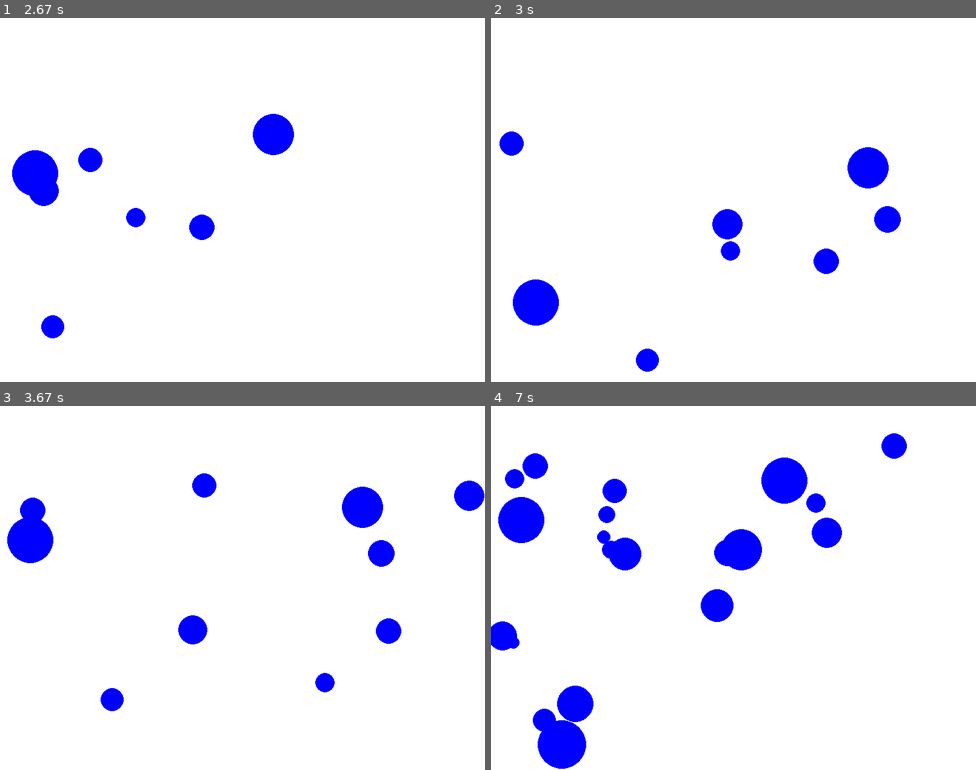
Above: before the commit, frames 1-4 (two rows, left to right).
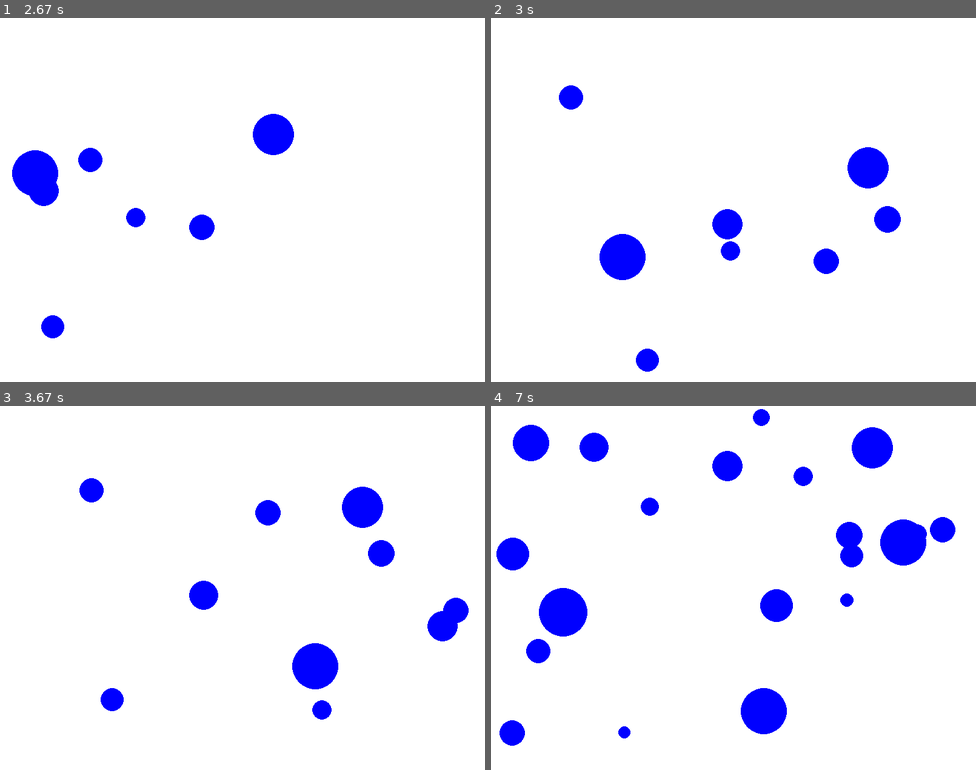
Above: after the commit, the same moments.

Repository: Lurtus/Ball_game_pygame
Game: pygame game, started from BallGame5.py
Two runs of this game, one before a commit and one after it. Both use one fixed random seed, a clock stepped at 60 frames per second and the inputs below.
Inputs (mouse positions are in pixels of both pictures, inside the frame that each line leads up to):
- Up to frame 1 (2.67 s): press the mouse at (242, 221) at 0.37 s; move the mouse to (184, 214) at 0.47 s; release the mouse at (126, 203) at 0.6 s; click (92, 145) at 0.72 s; click (252, 76) at 1.05 s; click (247, 236) at 1.38 s; click (174, 123) at 1.72 s; click (58, 119) at 2.05 s; click (101, 130) at 2.38 s
- Up to frame 2 (3 s): click (752, 185) at 2.72 s
- Up to frame 3 (3.67 s): click (417, 671) at 3.05 s; click (135, 522) at 3.38 s
- Up to frame 4 (7 s): click (685, 573) at 3.72 s; click (641, 500) at 4.05 s; click (563, 715) at 4.38 s; click (573, 511) at 4.72 s; click (714, 464) at 5.05 s; click (801, 609) at 5.38 s; click (728, 653) at 5.72 s; click (840, 704) at 6.05 s; click (777, 555) at 6.38 s; click (820, 609) at 6.72 s

Frame 1 is identical in both runs. In frame 2, 2.4% of the frame differs, in the area x 1-32%, y 18-85%; in frame 3, 5.1%; in frame 4, 15%, in the area x 0-96%, y 0-100%.

Commit message:
Add files via upload

Diff:
--- a/BallGame5.py
+++ b/BallGame5.py
@@ -35,8 +35,9 @@
 
         self.radius = random.randint(10,40)
 
-        #self.radius = 25
-        self.mass = self.radius
+
+        self.mass = self.radius*10
+
 
         self.surf = pygame.Surface([2*self.radius,2*self.radius])
         self.surf.fill([255,255,255])
@@ -98,19 +99,19 @@
     m1 = ball1.mass
     m2 = ball2.mass
 
-    di = (m1+m2)*speed_relv*d*( 2*m1/(m1*m2+m2**2))
+    di = d*(m1+m2)*speed_relv*8/(m1*m2*(m1+m2))
 
     sp1 = v1[0]*coll_dir[0]+v1[1]*coll_dir[1]
     sp2 = -v2[0]*coll_dir[0]-v2[1]*coll_dir[1]
 
-    p = 2*m1/(m1+m2)*(sp1 + sp2)
-
-    if di > 0.25*p**2: #To prevent complex roots. What does complex roots imply?
-        di = (1-1e-6)*0.25*p**2
+    p = 2/(m1+m2)*(sp1 + sp2)
+
+    if di > p**2: #To prevent complex roots. What does complex roots imply?
+        di = (1-1e-6)*p**2
 #        pdb.set_trace()
 
-    k1 = -p/2 + 0.5*np.sqrt(p**2-4*di)
-    k2 = -p/2 - 0.5*np.sqrt(p**2-4*di)
+    k1 = -p/2 + 0.5*np.sqrt(p**2-di)
+    k2 = -p/2 - 0.5*np.sqrt(p**2-di)
 
     if p < 0.0:
         k = k1
@@ -118,8 +119,8 @@
         k = k2
 
 
-    v1_new = v1+k*coll_dir
-    v2_new = v2-k*coll_dir*m2/m1
+    v1_new = v1+k*m2*coll_dir
+    v2_new = v2-k*m1*coll_dir
 
     ball1.speed = np.sqrt(v1_new[0]**2 + v1_new[1]**2 )
     ball2.speed = np.sqrt(v2_new[0]**2 + v2_new[1]**2 )
@@ -127,6 +128,10 @@
     ball1.veldir = v1_new/ball1.speed
     ball2.veldir = v2_new/ball2.speed
 
+#    print(p)
+#    print(k1)
+#    print(k2)
+#    print(k)
 
 #Main game:
 
Not shown, added: CollisionEvent2.pdf
